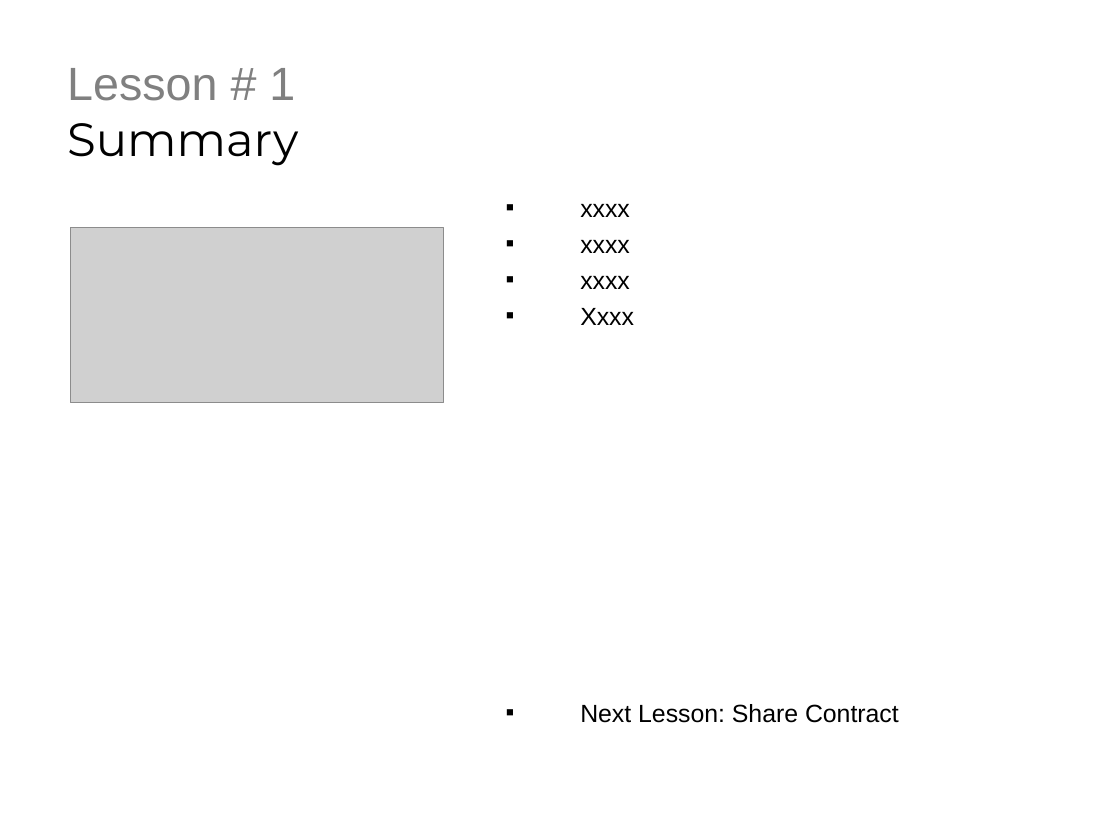
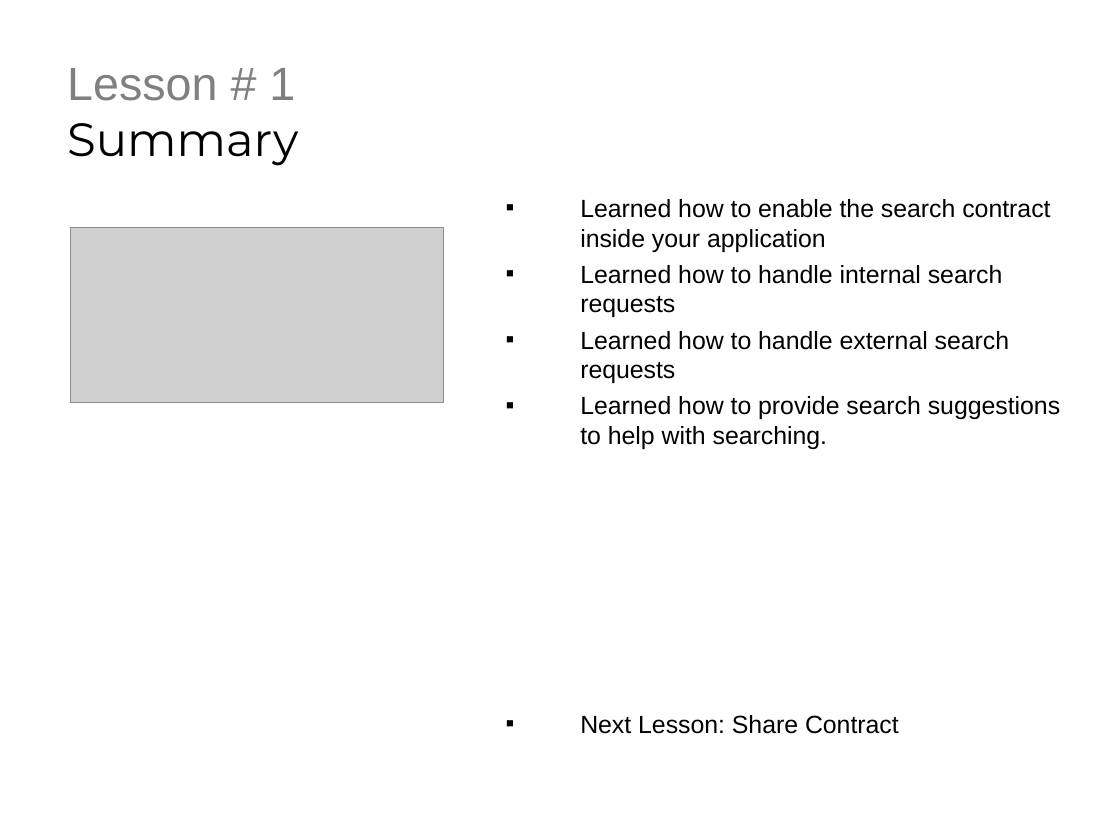
Before and after one commit to derikwhittaker/LiveLessons.WinRT, a slide deck: slide 3 of Chapter.5.Contracts/Lesson.1.SearchContract/Chapter5.Lesson1.ppt. Drawn at 1120x840 pixels with LibreOffice and Linux fonts; fonts in the diff are those of the drawing; grey boxes stand for pictures; background and template pictures are left out. Boxes give left, top, right and bottom in pixels: in the first picture for what was removed or moved away, otherwise in the second. Text is boxed around its words. In the diff, an @@ line names an element or a change of style, - is before the commit and + after.

Commit message:
details on ppt and text files

```diff
--- a/Chapter.5.Contracts/Lesson.1.SearchContract/Chapter5.Lesson1.ppt
+++ b/Chapter.5.Contracts/Lesson.1.SearchContract/Chapter5.Lesson1.ppt
@@ text at (x1=580, y1=199, x2=1060, y2=449): text changed @@
-▪ xxxx
-▪ xxxx
-▪ xxxx
-▪ Xxxx
+▪ Learned how to enable the search contract inside your application
+▪ Learned how to handle internal search requests
+▪ Learned how to handle external search requests
+▪ Learned how to provide search suggestions to help with searching.
```
Also in this commit, not shown: 1 other slide changed, 7 other files.
